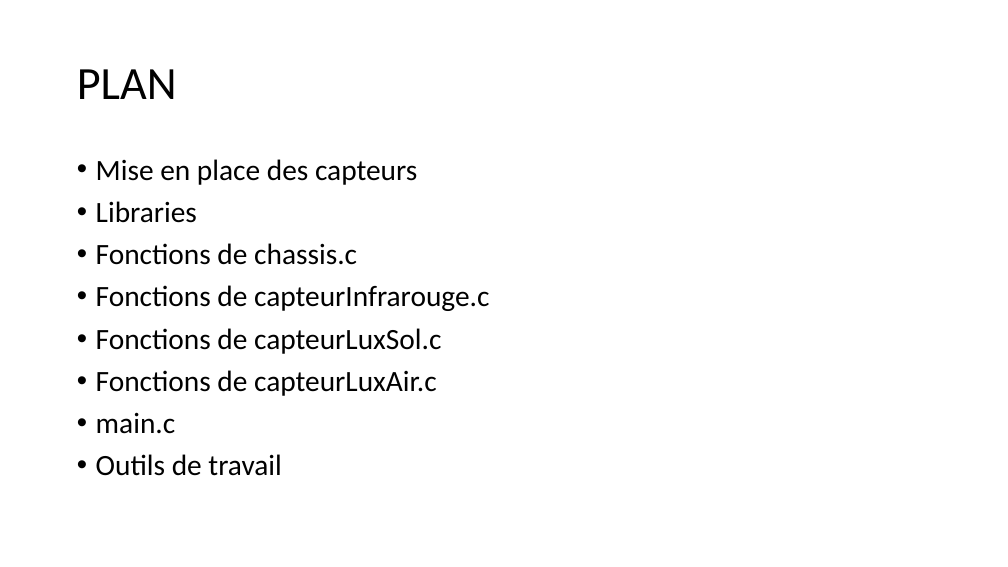
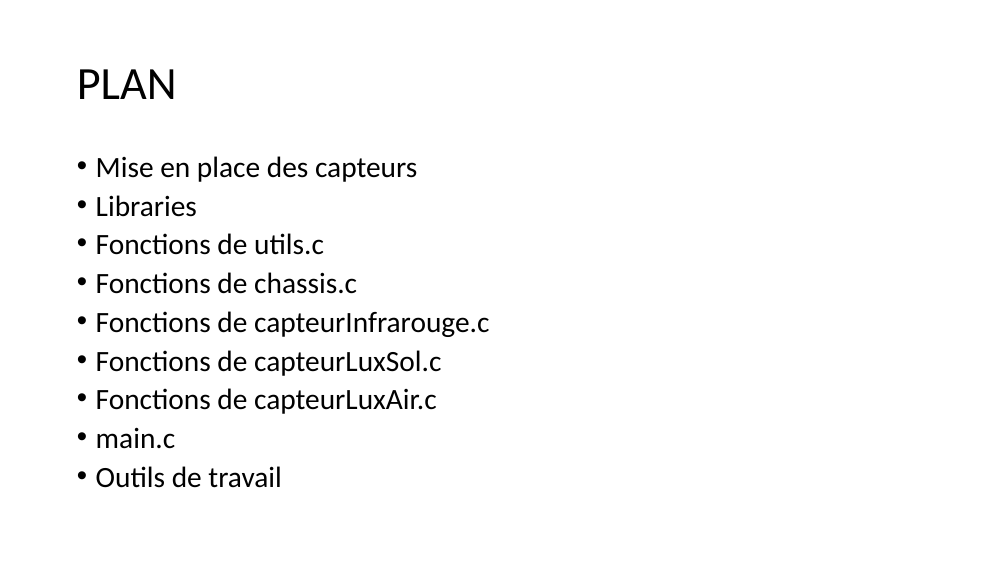
Before and after one commit to djeck/Flyton, a slide deck: slide 2 of CRReunions.pptx. Drawn at 1008x567 pixels with LibreOffice and Linux fonts; fonts in the diff are those of the drawing. Boxes give left, top, right and bottom in pixels: in the first picture for what was removed or moved away, otherwise in the second. Text is boxed around its words. In the diff, an @@ line names an element or a change of style, - is before the commit and + after.

```diff
--- a/CRReunions.pptx
+++ b/CRReunions.pptx
@@ text at bbox=[96, 156, 489, 488]: line spacing 0.9 to 0.8 @@
@@ text at bbox=[96, 233, 324, 255]: paragraph added @@
+• Fonctions de utils.c
```
Also in this commit, not shown: 5 other slides changed, 1 slide added.
